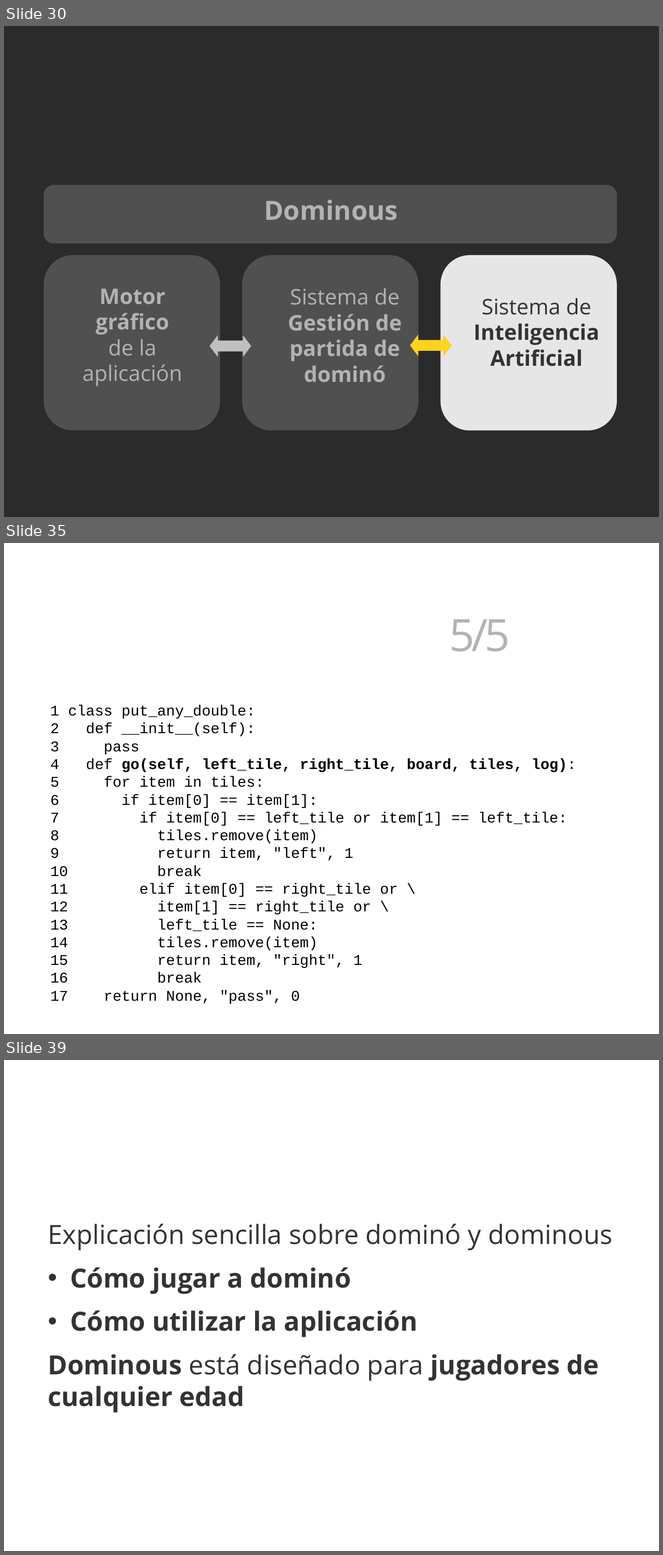
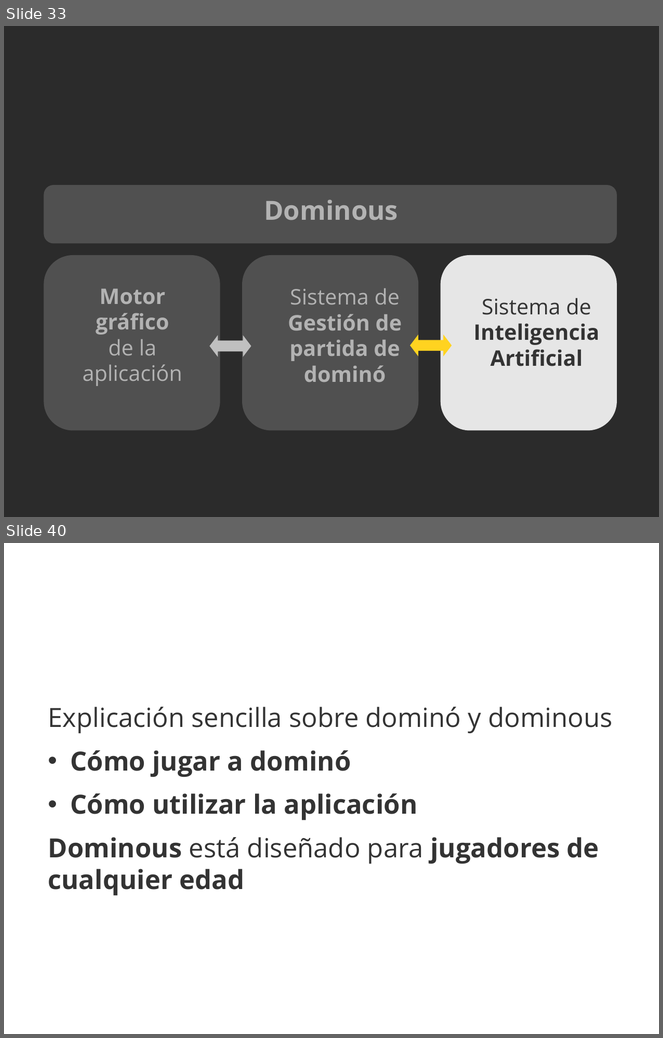
Before and after one commit to 3oheme/dominous, a slide deck: docs/presentacion/presentacion.odp. Shown one above the other, each under a label of ours: slides 30, 35 and 39 before the commit, slides 33 and 40 after it; the slides between them are not shown. The pictures are 663x1555 and 663x1038 pixels, drawn with LibreOffice and Linux fonts; fonts in the diff are those of the drawing; background and template pictures are left out; a plain dark background stands for a picture behind light text. Boxes give left, top, right and bottom in pixels: in the first picture for what was removed or moved away, otherwise in the second. Text is boxed around its words. In the diff, an @@ line names an element or a change of style, - is before the commit and + after.

```diff
--- a/docs/presentacion/presentacion.odp
+++ b/docs/presentacion/presentacion.odp
@@ slide 35 removed at (4,543,659,1034), background picture (left out) @@
@@ text removed at (450,619,510,652) @@
-Inteligencia Artificial 5/5
@@ text removed at (50,705,577,983) @@
-1 class put_any_double:
-2 def __init__(self):
-3 pass
-4 def go(self, left_tile, right_tile, board, tiles, log):
-5 for item in tiles:
-6 if item[0] == item[1]:
-7 if item[0] == left_tile or item[1] == left_tile:
-8 tiles.remove(item)
-9 return item, "left", 1
-10 break
-11 elif item[0] == right_tile or \
-12 item[1] == right_tile or \
-13 left_tile == None:
-14 tiles.remove(item)
-15 return item, "right", 1
-16 break
-17 return None, "pass", 0
@@ what was slide 30 is now slide 33 @@
@@ what was slide 39 is now slide 40 @@
```
Also in this commit, not shown: 12 slides changed, 7 slides added, 5 other slides removed.
